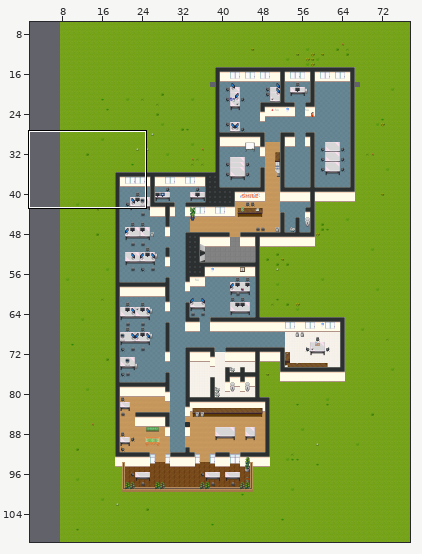
A Tiled map (JSON) gets an edit: maps/lyon_agency.json. The first picture is a wide view before the edit; the outline marks the close-up.
Close-up. Before:
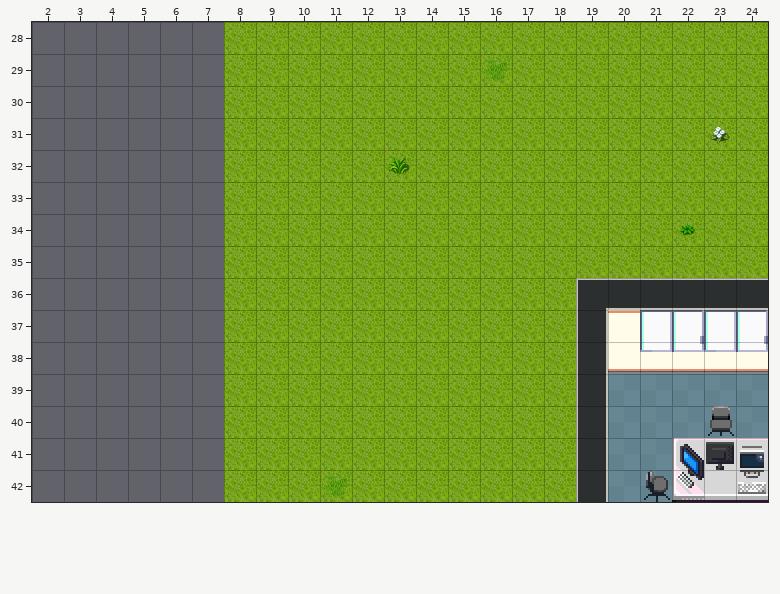
Cells are 32x32 px. Shown: x 2..24, y 28..42. The commit also changed other parts of the map, which this record leaves out.
The result:
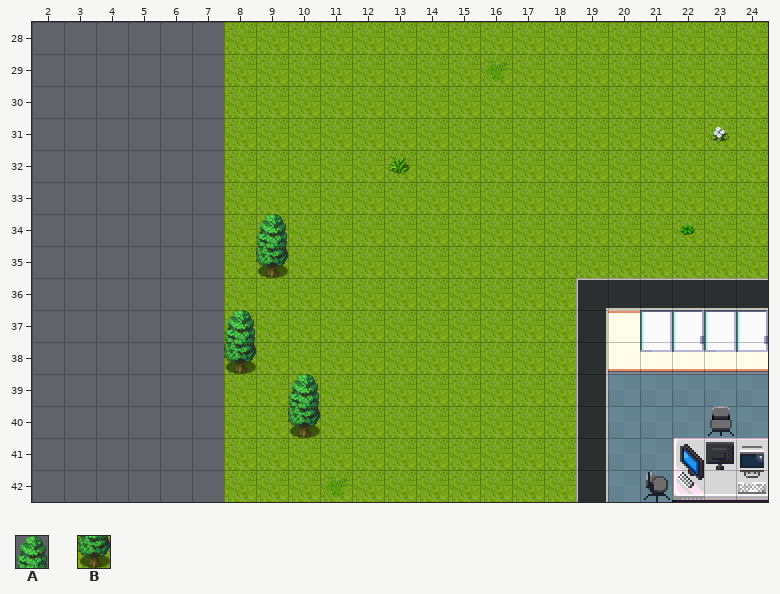
Key: from "custom_outdoor_1": A 24, B 32.
_ is an empty cell.
See-through tiles are keyed as they look on the map.
What changed:
Layer "ground 2":
y 34: x 9 _ -> A
y 35: x 9 _ -> B
y 37: x 8 _ -> A
y 38: x 8 _ -> B
y 39: x 10 _ -> A
y 40: x 10 _ -> B
